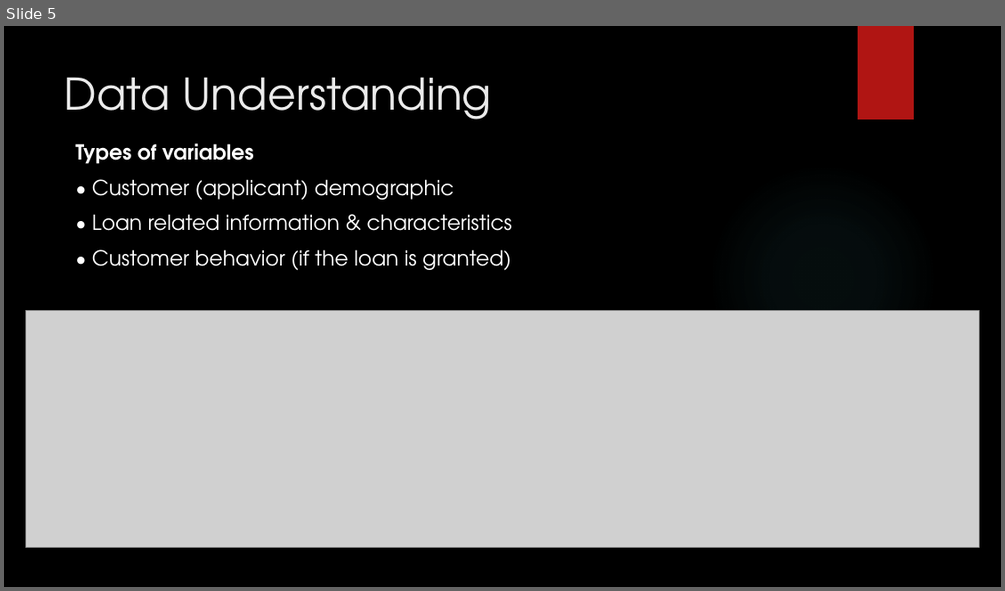
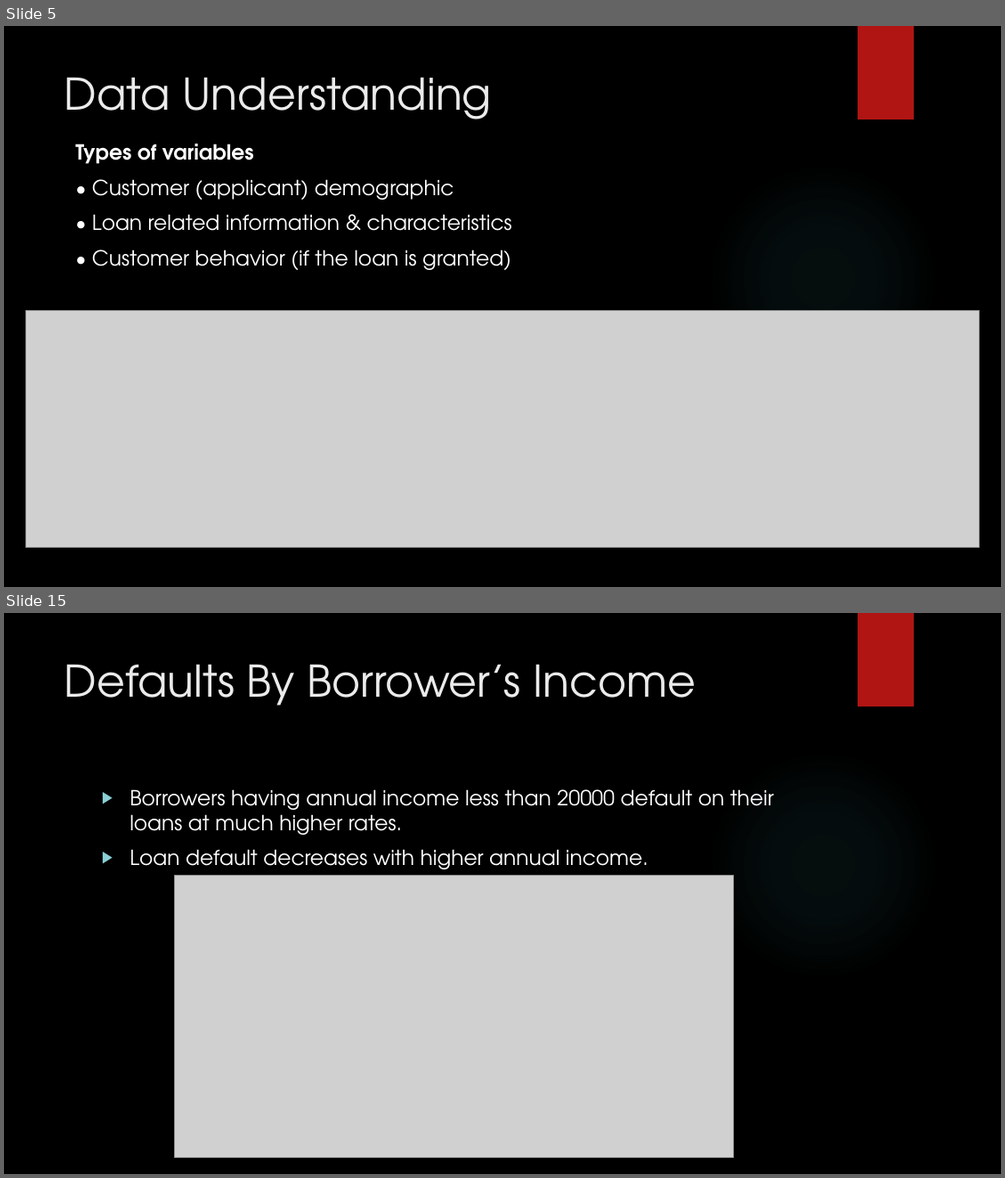
Before and after one commit to subhabrata-ghosh-1988/lending_club_case_study, a slide deck: Subhabrata_Ghosh_Lending_Club_Case_Study.pptx. Shown one above the other, each under a label of ours: slide 5 before the commit, slides 5 and 15 after it; the slides between them are not shown. The pictures are 1005x591 and 1005x1178 pixels, drawn with LibreOffice and Linux fonts; fonts in the diff are those of the drawing; grey boxes stand for pictures; background and template pictures are left out. Boxes give left, top, right and bottom in pixels: in the first picture for what was removed or moved away, otherwise in the second. Text is boxed around its words. In the diff, an @@ line names an element or a change of style, - is before the commit and + after.

```diff
--- a/Subhabrata_Ghosh_Lending_Club_Case_Study.pptx
+++ b/Subhabrata_Ghosh_Lending_Club_Case_Study.pptx
@@ slide 15 added at [4, 613, 1001, 1174], background picture (left out); not listed: 2 template elements that a slide beside it also shows @@
@@ title added at [65, 664, 696, 706], 42 pt, text #EBEBEB @@
+Defaults By Borrower’s Income
@@ text added at [129, 789, 774, 876], 20 pt, text #FFFFFF @@
+▶ Borrowers having annual income less than 20000 default on their loans at much higher rates.
+▶ Loan default decreases with higher annual income.
@@ picture added at [175, 875, 734, 1157] @@
```
Also in this commit, not shown: 18 other slides added, 2 other files.
